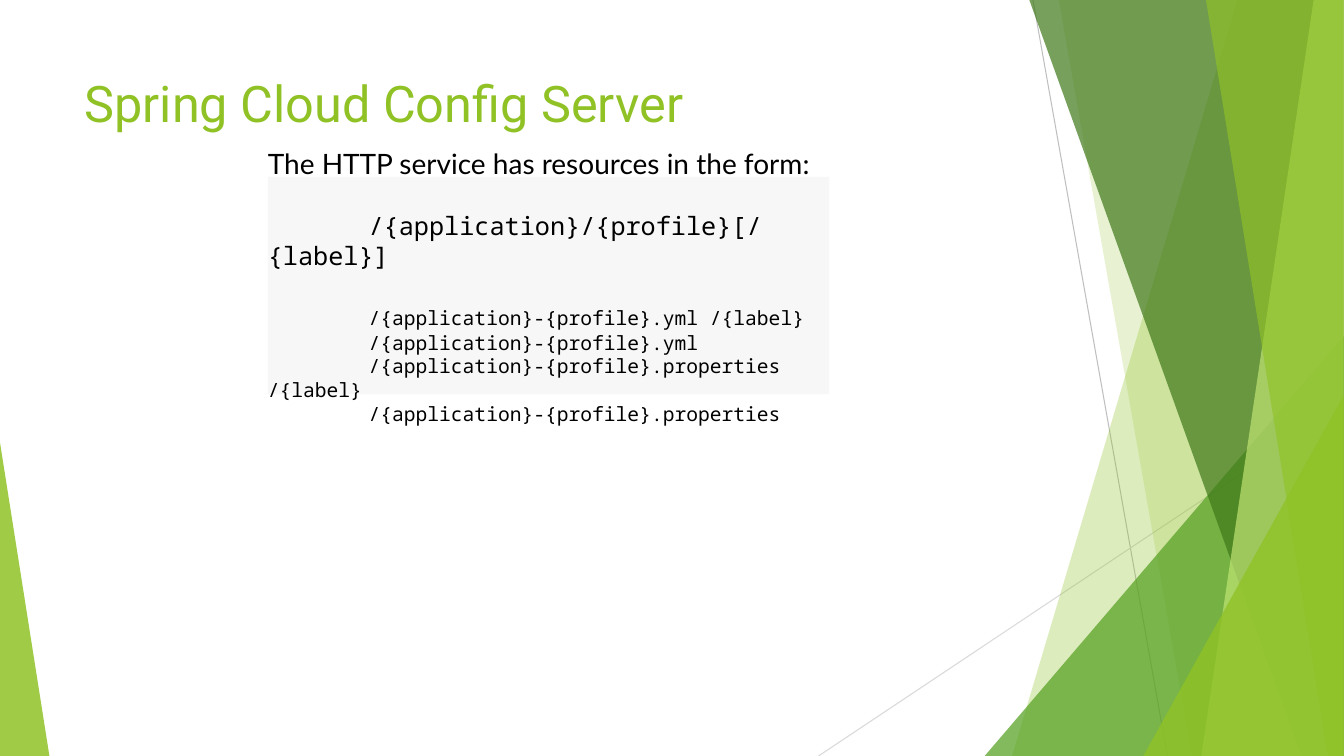
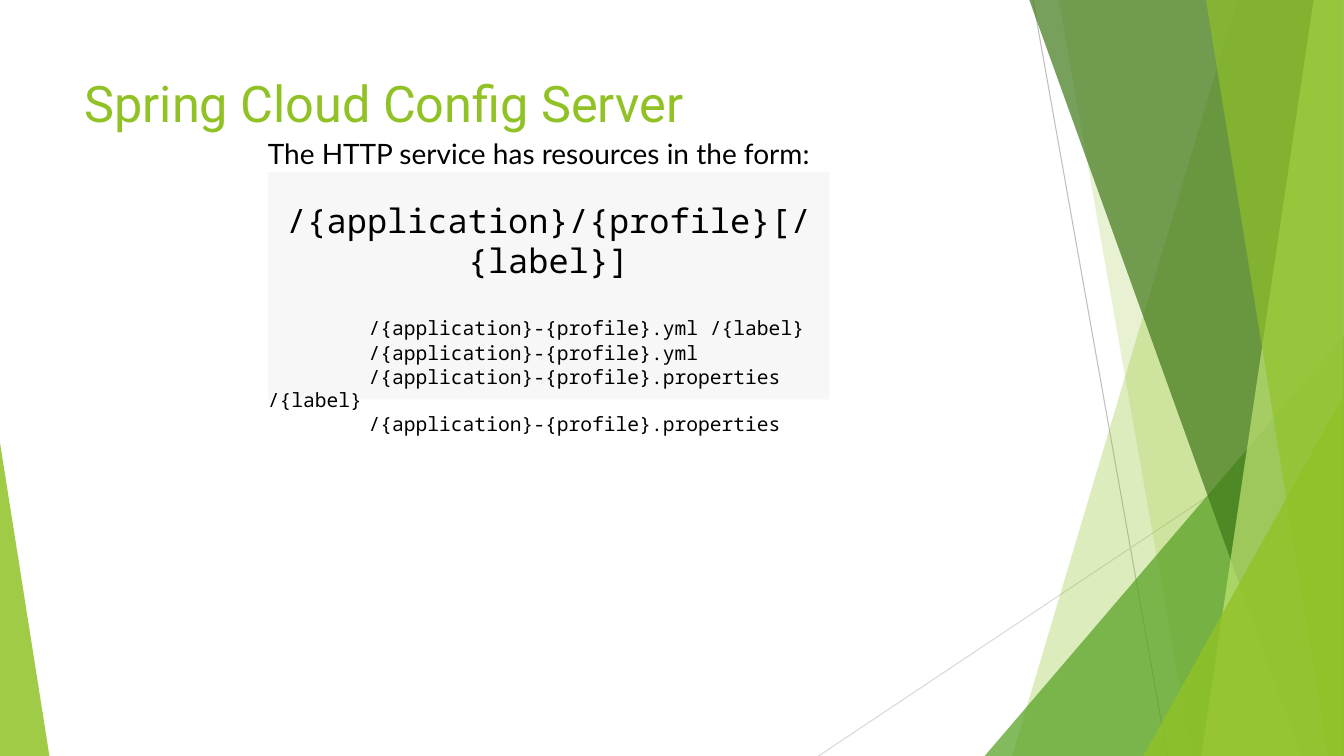
Before and after one commit to brrshh/configuration, a slide deck: slide 5 of Spring Cloud.pptx. Drawn at 1344x756 pixels with LibreOffice and Linux fonts; fonts in the diff are those of the drawing. Boxes give left, top, right and bottom in pixels: in the first picture for what was removed or moved away, otherwise in the second. Text is boxed around its words. In the diff, an @@ line names an element or a change of style, - is before the commit and + after.

```diff
--- a/Spring Cloud.pptx
+++ b/Spring Cloud.pptx
@@ text "The HTTP service has resources ...": place and size @@
-text "The HTTP service has resources ..." at box(268, 172, 830, 400)
+text "The HTTP service has resources ..." at box(268, 166, 830, 404)
@@ text at box(286, 207, 810, 279): size 18 to 24 pt in "/{application}/{profile}[/{label}]"; alignment left to centre @@
```
Also in this commit, not shown: 7 other slides changed, 10 slides added, 29 other files.
